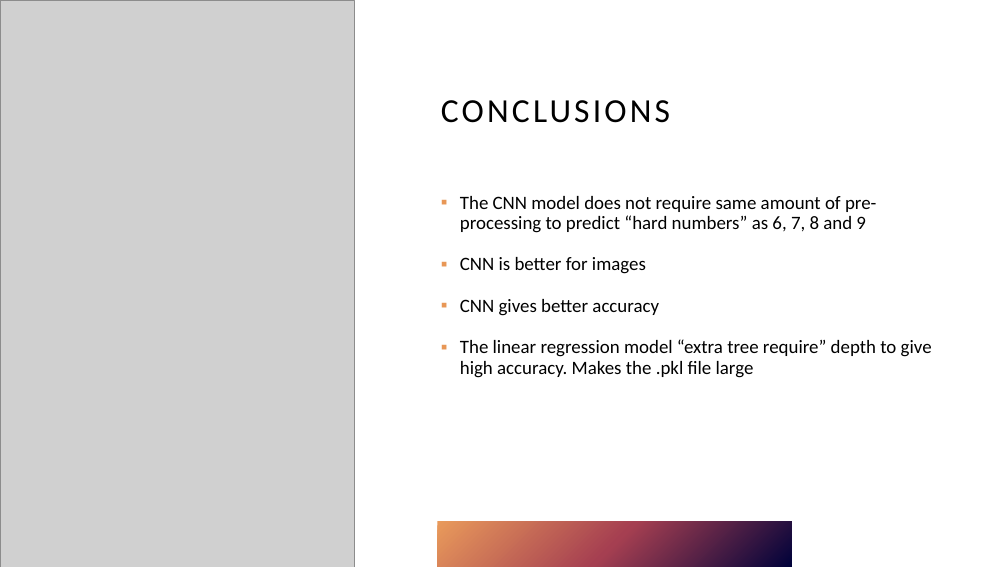
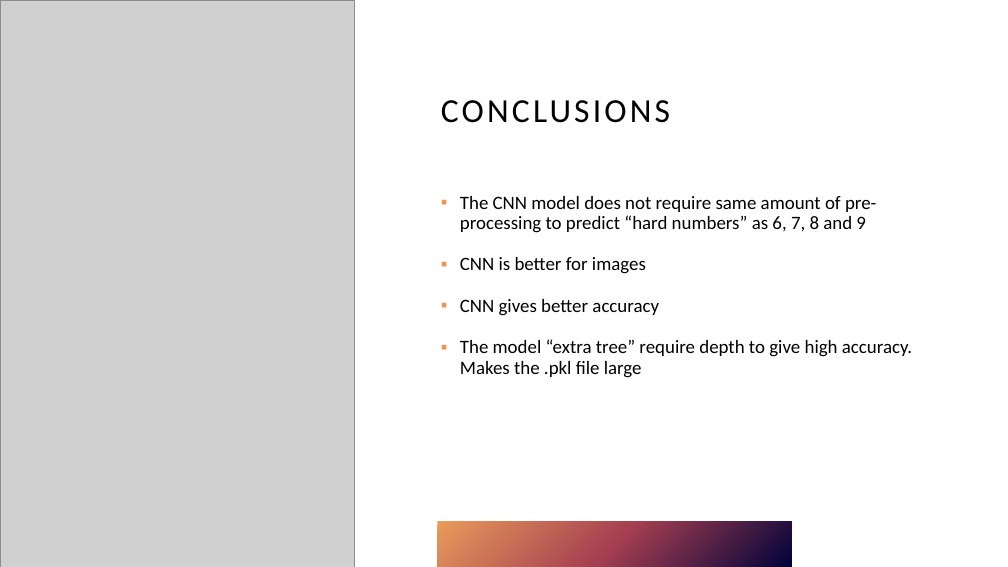
Before and after one commit to aldrin71/AI_kurs, a slide deck: slide 13 of Presentation.pptx. Drawn at 1008x567 pixels with LibreOffice and Linux fonts; fonts in the diff are those of the drawing; grey boxes stand for pictures. Boxes give left, top, right and bottom in pixels: in the first picture for what was removed or moved away, otherwise in the second. Text is boxed around its words. In the diff, an @@ line names an element or a change of style, - is before the commit and + after.

```diff
--- a/Presentation.pptx
+++ b/Presentation.pptx
@@ text at [460, 339, 912, 378]: text changed @@
-▪ The linear regression model “extra tree require” depth to give high accuracy. Makes the .pkl file large
+▪ The model “extra tree” require depth to give high accuracy. Makes the .pkl file large
```
Also in this commit, not shown: 2 other slides changed.
